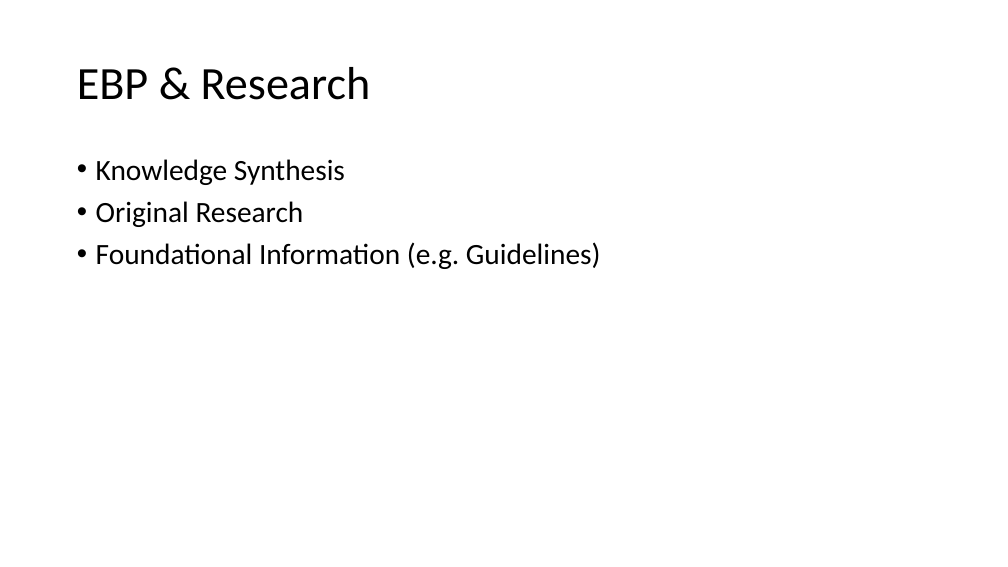
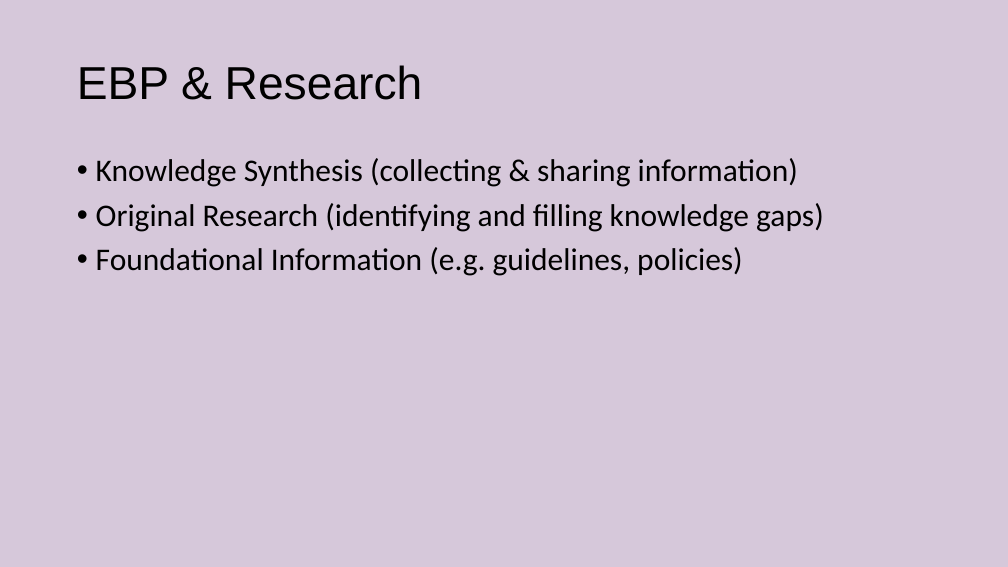
Before and after one commit to mattweirick/mattweirick.github.io, a slide deck: slide 14 of files/au-presentation-20181009.pptx. Drawn at 1008x567 pixels with LibreOffice and Linux fonts; fonts in the diff are those of the drawing. Boxes give left, top, right and bottom in pixels: in the first picture for what was removed or moved away, otherwise in the second. Text is boxed around its words. In the diff, an @@ line names an element or a change of style, - is before the commit and + after.

```diff
--- a/files/au-presentation-20181009.pptx
+++ b/files/au-presentation-20181009.pptx
@@ background #FFFFFF to #D6C8DA @@
@@ title "EBP & Research" at bbox=[77, 65, 423, 100]: font Calibri to Arial @@
@@ text at bbox=[96, 158, 824, 276]: text changed; size 28 to 30 pt @@
-• Knowledge Synthesis
-• Original Research
-• Foundational Information (e.g. Guidelines)
+• Knowledge Synthesis (collecting & sharing information)
+• Original Research (identifying and filling knowledge gaps)
+• Foundational Information (e.g. guidelines, policies)
```
Also in this commit, not shown: 5 other slides changed, 2 slides removed.
